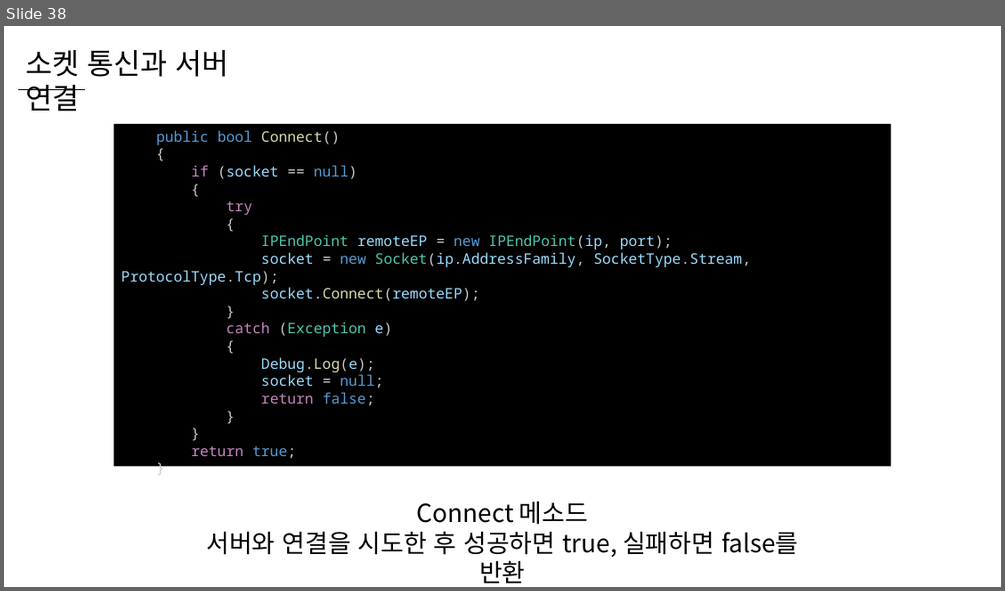
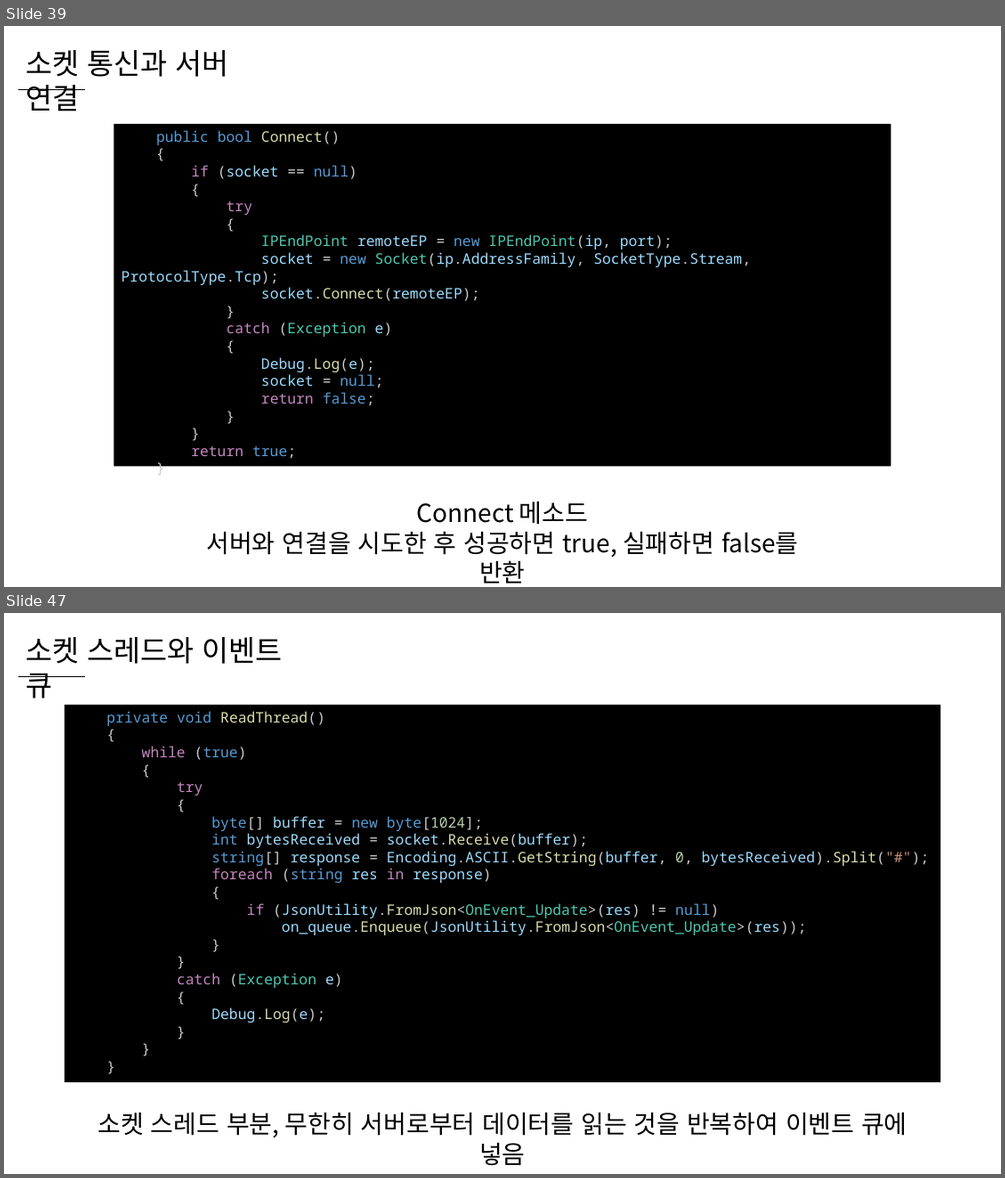
Before and after one commit to WooLyung/2023-Unity-Lecture, a slide deck: Day 1/Day 1.pptx. Shown one above the other, each under a label of ours: slide 38 before the commit, slides 39 and 47 after it; the slides between them are not shown. The pictures are 1005x591 and 1005x1178 pixels, drawn with LibreOffice and Linux fonts; fonts in the diff are those of the drawing. Boxes give left, top, right and bottom in pixels: in the first picture for what was removed or moved away, otherwise in the second. Text is boxed around its words. In the diff, an @@ line names an element or a change of style, - is before the commit and + after.

```diff
--- a/Day 1/Day 1.pptx
+++ b/Day 1/Day 1.pptx
@@ slide 47 added at [4, 613, 1001, 1174], background #FFFFFF @@
@@ text added at [25, 637, 282, 664], 28 pt, text #000000 @@
+소켓 스레드와 이벤트 큐
@@ line added from (18, 676) to (85, 676), #000000 0.5 pt @@
@@ rectangle added at [65, 705, 941, 1083], fill #000000, 14 pt, text #9CDCFE @@
+private void ReadThread()
+{
+while (true)
+{
+try
+{
+byte[] buffer = new byte[1024];
+int bytesReceived = socket.Receive(buffer);
+string[] response = Encoding.ASCII.GetString(buffer, 0, bytesReceived).Split("#");
+foreach (string res in response)
+{
+if (JsonUtility.FromJson<OnEvent_Update>(res) != null)
+on_queue.Enqueue(JsonUtility.FromJson<OnEvent_Update>(res));
+}
+}
+catch (Exception e)
+{
+Debug.Log(e);
+}
+}
+}
@@ text added at [98, 1111, 907, 1137], 24 pt, text #000000 @@
+소켓 스레드 부분, 무한히 서버로부터 데이터를 읽는 것을 반복하여 이벤트 큐에 넣음
@@ what was slide 38 is now slide 39 @@
```
Also in this commit, not shown: 8 slides changed, 19 other slides added, 1 slide removed, 7 other files.
